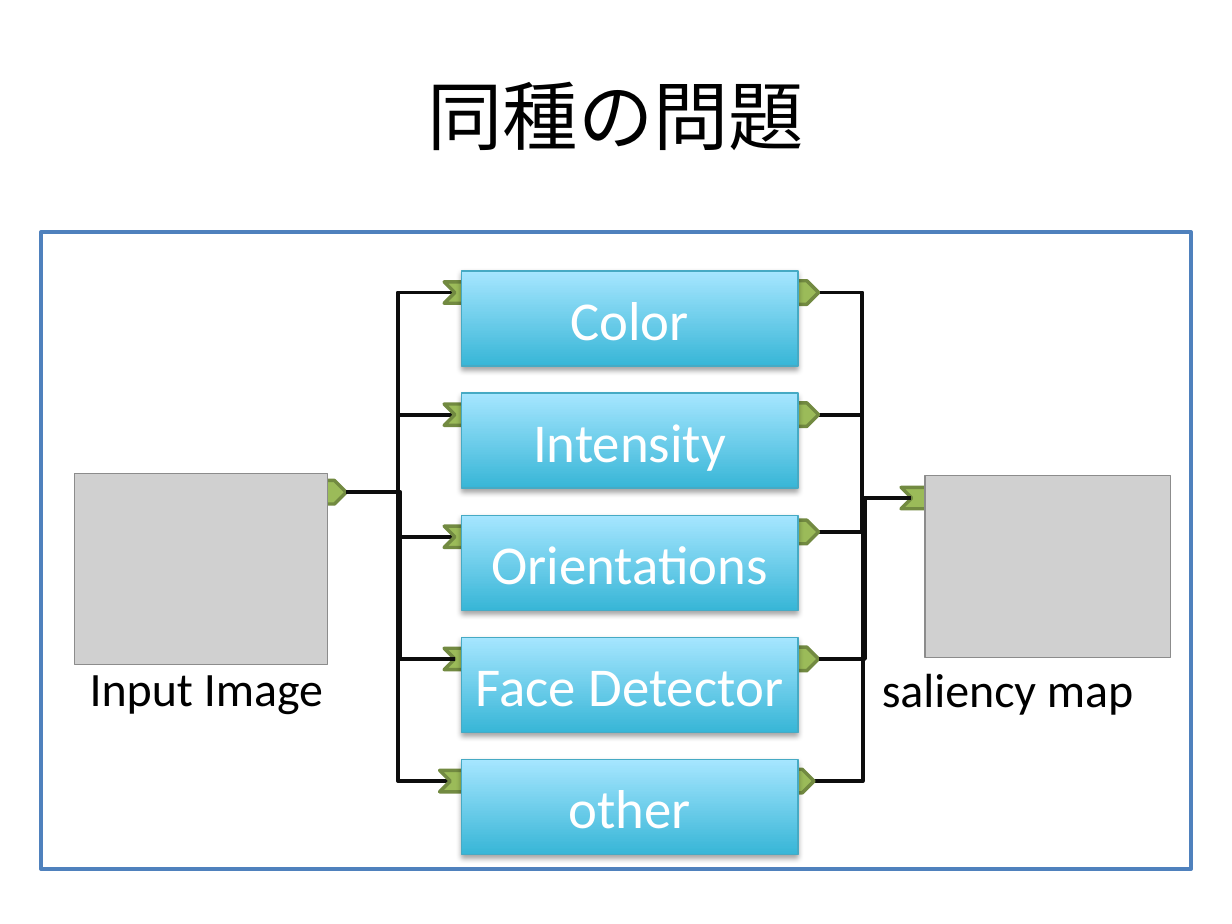
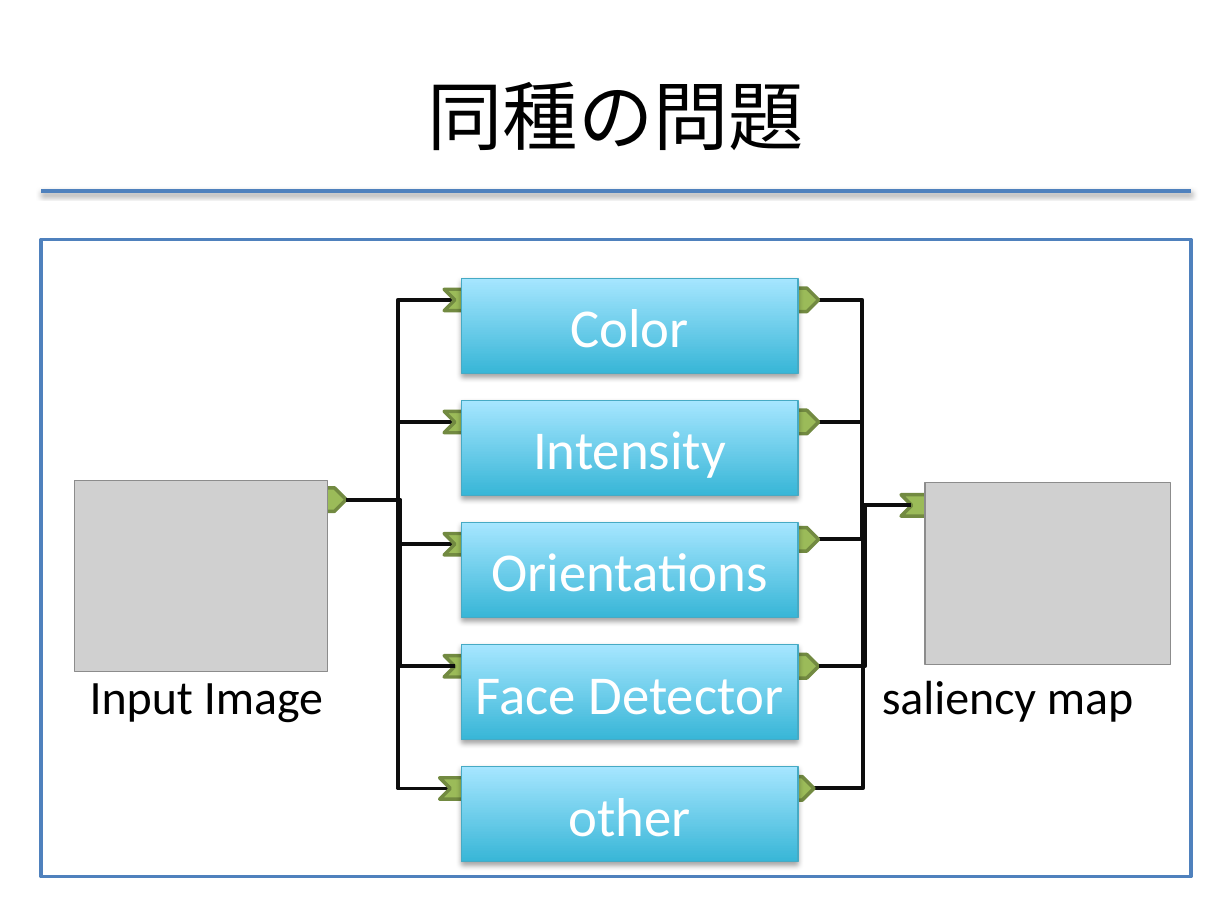
Before and after one commit to f-akazawa/akaz_uecdevelop, a slide deck: slide 9 of doc/中間発表資料.pptx (slide 8 before the commit). Drawn at 1232x924 pixels with LibreOffice and Linux fonts; fonts in the diff are those of the drawing; grey boxes stand for pictures. Boxes give left, top, right and bottom in pixels: in the first picture for what was removed or moved away, otherwise in the second. Text is boxed around its words. In the diff, an @@ line names an element or a change of style, - is before the commit and + after.

```diff
--- a/doc/中間発表資料.pptx
+++ b/doc/中間発表資料.pptx
@@ line added from (41, 191) to (1191, 191), #4F81BD 2 pt @@
@@ 2 elbow lines, 2 chevrons moved together from (x1=256, y1=282, x2=912, y2=504) to (x1=256, y1=290, x2=912, y2=511) @@
@@ 10 chevrons, 8 elbow lines, 6 rectangles, 2 pictures, 2 texts moved together from (x1=41, y1=232, x2=1190, y2=869) to (x1=41, y1=239, x2=1190, y2=876) @@
```
Also in this commit, not shown: 17 other slides changed, 1 slide added.
